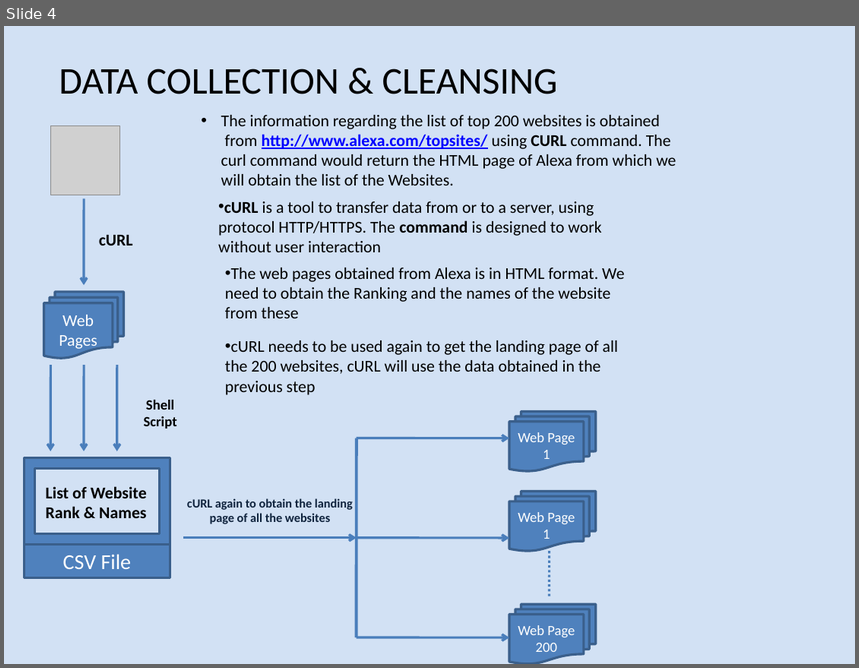
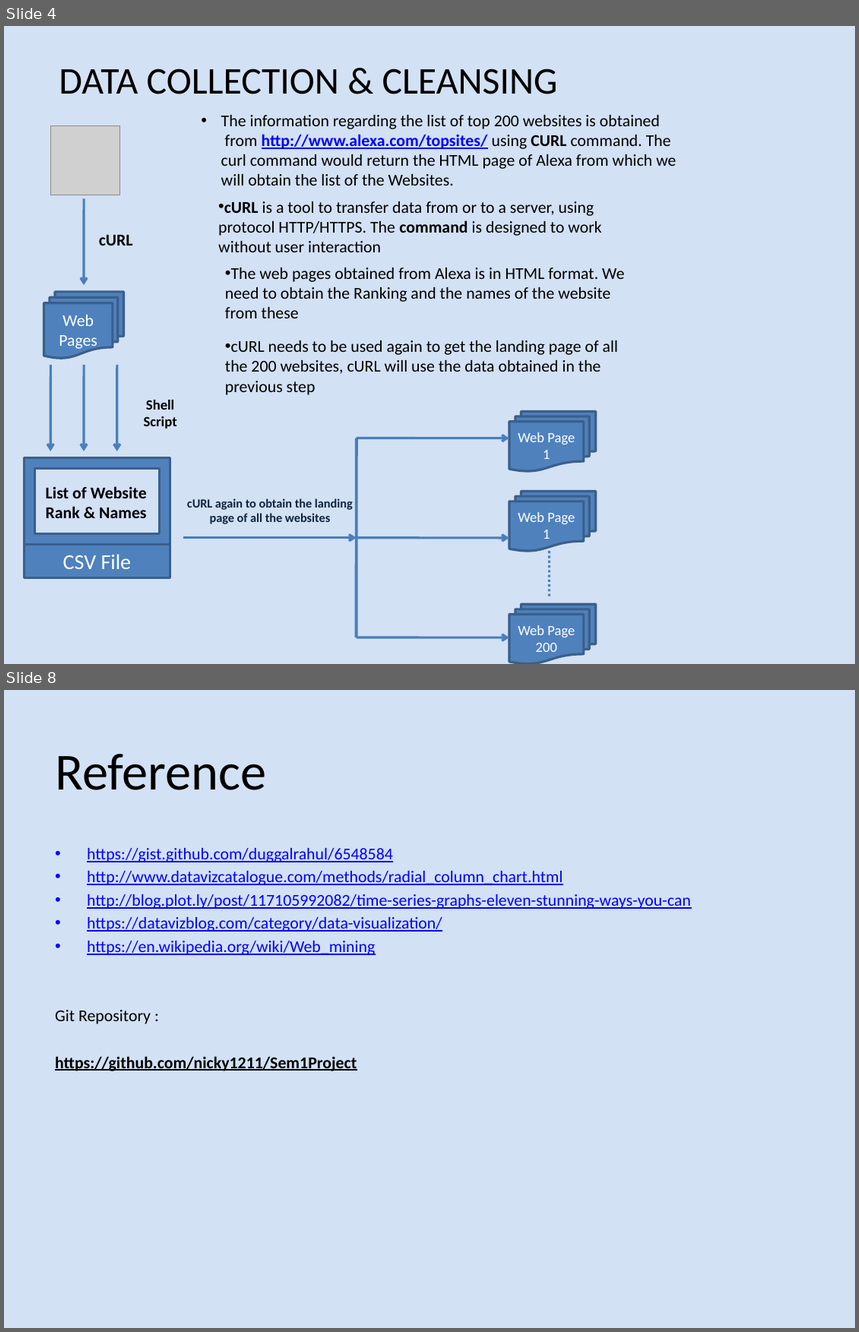
Before and after one commit to nicky1211/Sem1Project, a slide deck: HTML Attribute Analysis of the Top 200 Most.pptx. Shown one above the other, each under a label of ours: slide 4 before the commit, slides 4 and 8 after it; the slides between them are not shown. The pictures are 859x668 and 859x1332 pixels, drawn with LibreOffice and Linux fonts; fonts in the diff are those of the drawing; grey boxes stand for pictures. Boxes give left, top, right and bottom in pixels: in the first picture for what was removed or moved away, otherwise in the second. Text is boxed around its words. In the diff, an @@ line names an element or a change of style, - is before the commit and + after.

```diff
--- a/HTML Attribute Analysis of the Top 200 Most.pptx
+++ b/HTML Attribute Analysis of the Top 200 Most.pptx
@@ slide 8 added at (x1=4, y1=690, x2=855, y2=1328), background #C6D9F1 at 78% opacity @@
@@ title added at (x1=55, y1=754, x2=267, y2=790), 44 pt, text #000000 @@
+Reference
@@ text added at (x1=55, y1=848, x2=691, y2=1072), 14 pt, text #0000FF, underline @@
+• https://gist.github.com/duggalrahul/6548584
+• http://www.datavizcatalogue.com/methods/radial_column_chart.html
+• http://blog.plot.ly/post/117105992082/time-series-graphs-eleven-stunning-ways-you-can
+• https://datavizblog.com/category/data-visualization/
+• https://en.wikipedia.org/wiki/Web_mining
+Git Repository :
+https://github.com/nicky1211/Sem1Project
```
Also in this commit, not shown: 4 slides changed, 2 other slides added, 1 slide removed.
